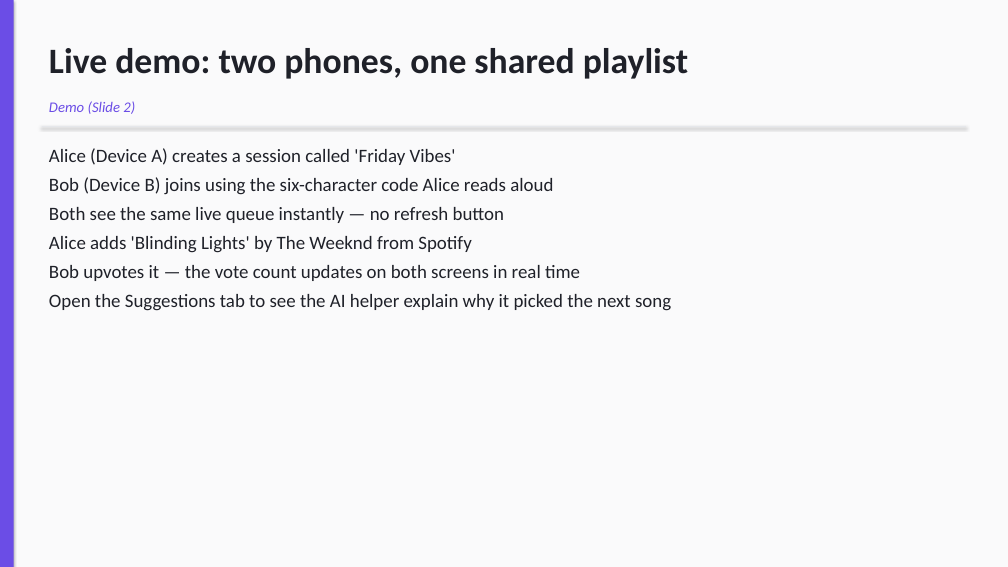
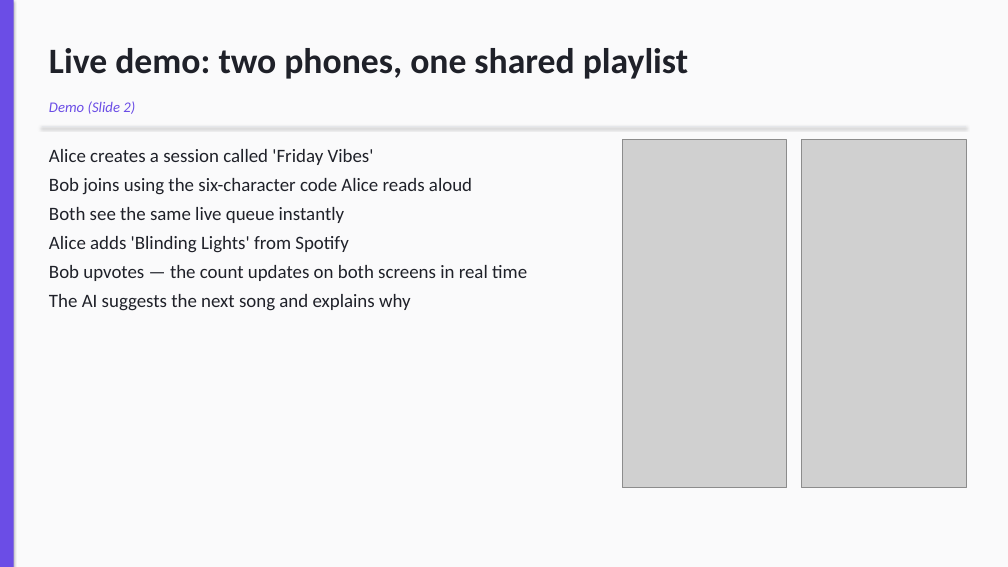
Before and after one commit to Tmaku18/vibzcheck-project2, a slide deck: slide 2 of submission/Vibzcheck_Presentation.pptx. Drawn at 1008x567 pixels with LibreOffice and Linux fonts; fonts in the diff are those of the drawing; grey boxes stand for pictures. Boxes give left, top, right and bottom in pixels: in the first picture for what was removed or moved away, otherwise in the second. Text is boxed around its words. In the diff, an @@ line names an element or a change of style, - is before the commit and + after.

Commit message:
docs(presentation): embed 6 real-app screenshots into slides 2, 6, 7, 9, 11, 12, 13, 15 with auto-shrinking body layout

```diff
--- a/submission/Vibzcheck_Presentation.pptx
+++ b/submission/Vibzcheck_Presentation.pptx
@@ text at [49, 149, 527, 311]: text changed @@
-Alice (Device A) creates a session called 'Friday Vibes'
-Bob (Device B) joins using the six-character code Alice reads aloud
-Both see the same live queue instantly — no refresh button
-Alice adds 'Blinding Lights' by The Weeknd from Spotify
-Bob upvotes it — the vote count updates on both screens in real time
-Open the Suggestions tab to see the AI helper explain why it picked the next song
+Alice creates a session called 'Friday Vibes'
+Bob joins using the six-character code Alice reads aloud
+Both see the same live queue instantly
+Alice adds 'Blinding Lights' from Spotify
+Bob upvotes — the count updates on both screens in real time
+The AI suggests the next song and explains why
@@ picture added at [622, 140, 787, 488] @@
@@ picture added at [802, 140, 966, 488] @@
```
Also in this commit, not shown: 7 other slides changed, 7 other files.
